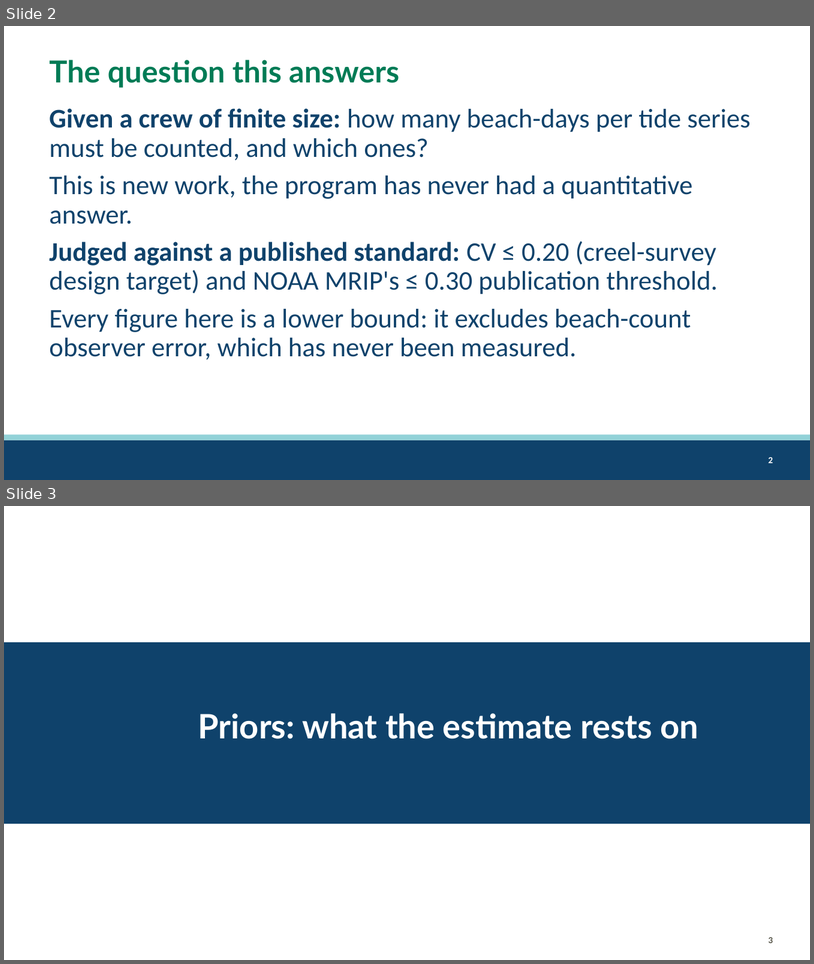
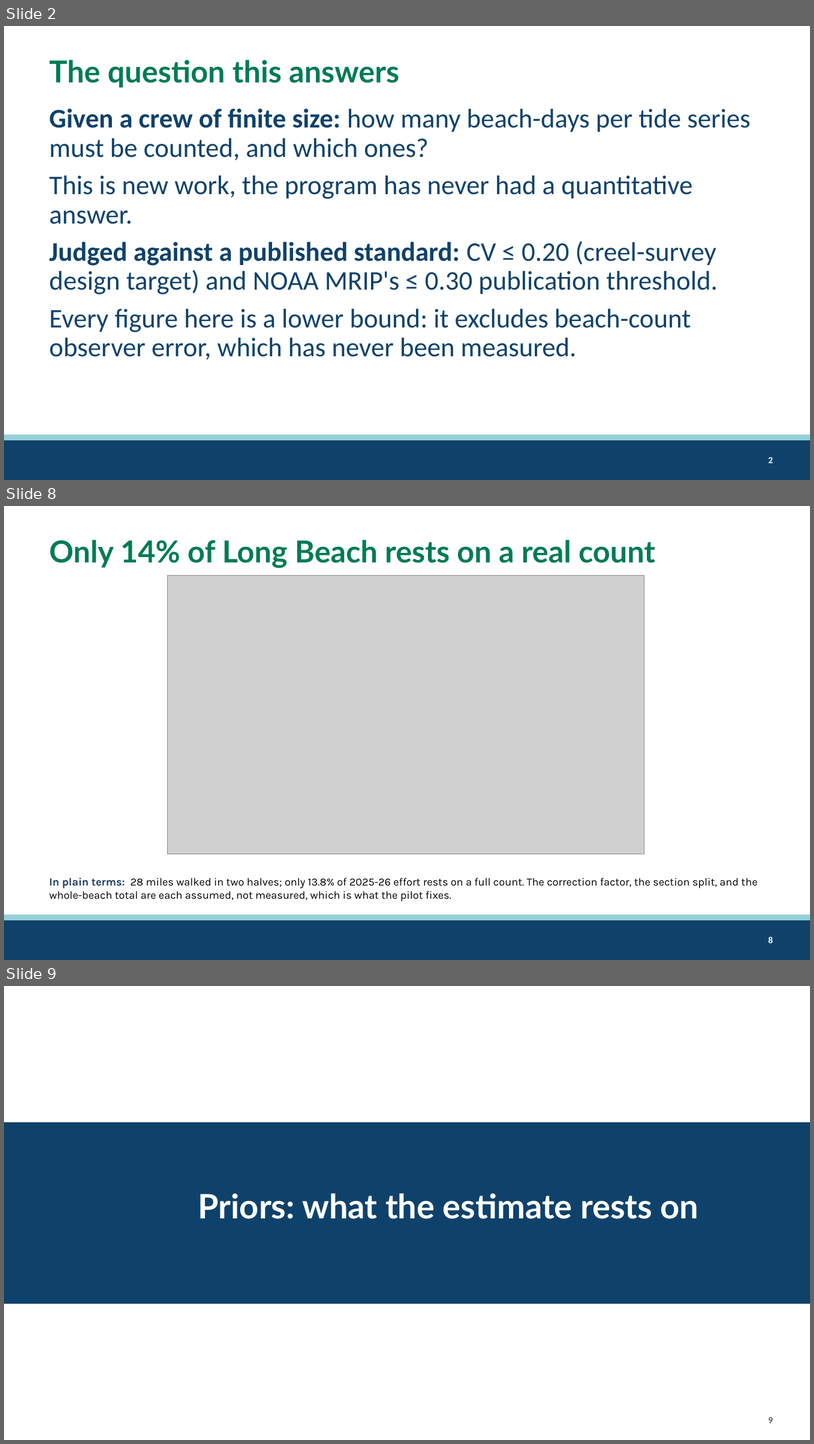
Before and after one commit to mattgeorgephd/razor-clam-harvest-monitoring, a slide deck: 07_presentations/razor-clam-sampling-design.pptx. Shown one above the other, each under a label of ours: slides 2 and 3 before the commit, slides 2, 8 and 9 after it; the slides between them are not shown. The pictures are 814x964 and 814x1444 pixels, drawn with LibreOffice and Linux fonts; fonts in the diff are those of the drawing; grey boxes stand for pictures; background and template pictures are left out. Boxes give left, top, right and bottom in pixels: in the first picture for what was removed or moved away, otherwise in the second. Text is boxed around its words. In the diff, an @@ line names an element or a change of style, - is before the commit and + after.

```diff
--- a/07_presentations/razor-clam-sampling-design.pptx
+++ b/07_presentations/razor-clam-sampling-design.pptx
@@ slide 8 added at (x1=4, y1=506, x2=810, y2=960), background #FFFFFF; not listed: 3 template elements that a slide beside it also shows @@
@@ title added at (x1=49, y1=540, x2=656, y2=568), 36 pt, text #007B55, bold @@
+Only 14% of Long Beach rests on a real count
@@ picture added at (x1=168, y1=576, x2=645, y2=854) @@
@@ text added at (x1=49, y1=877, x2=758, y2=901), 13 pt, text #000000 @@
+In plain terms: 28 miles walked in two halves; only 13.8% of 2025-26 effort rests on a full count. The correction factor, the section split, and the whole-beach total are each assumed, not measured, which is what the pilot fixes.
@@ what was slide 3 is now slide 9 @@
@@ page number at (x1=768, y1=1417, x2=773, y2=1423): text changed @@
-3
+9
```
Also in this commit, not shown: 1 slide changed, 6 other slides added, 1 slide removed, 9 other files.
